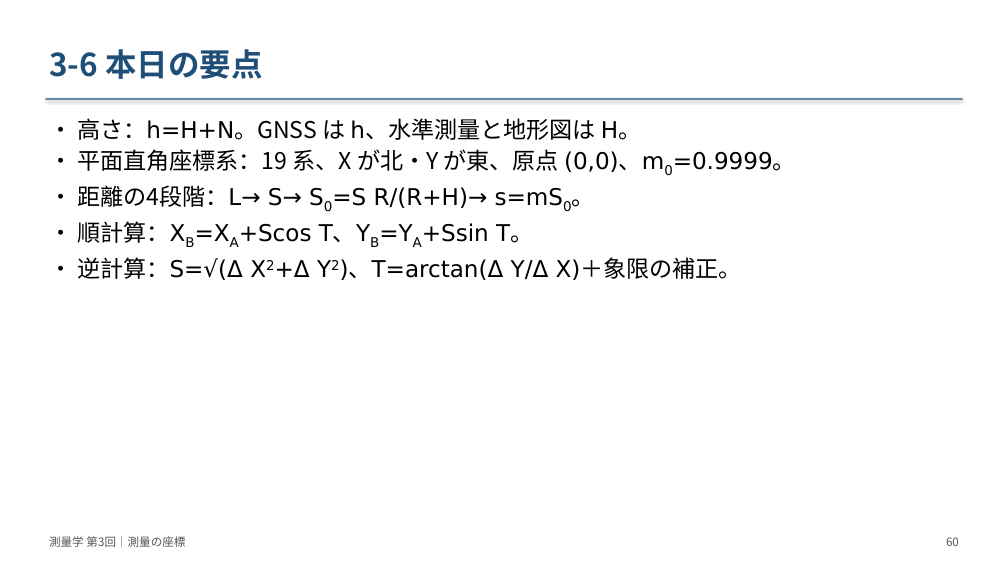
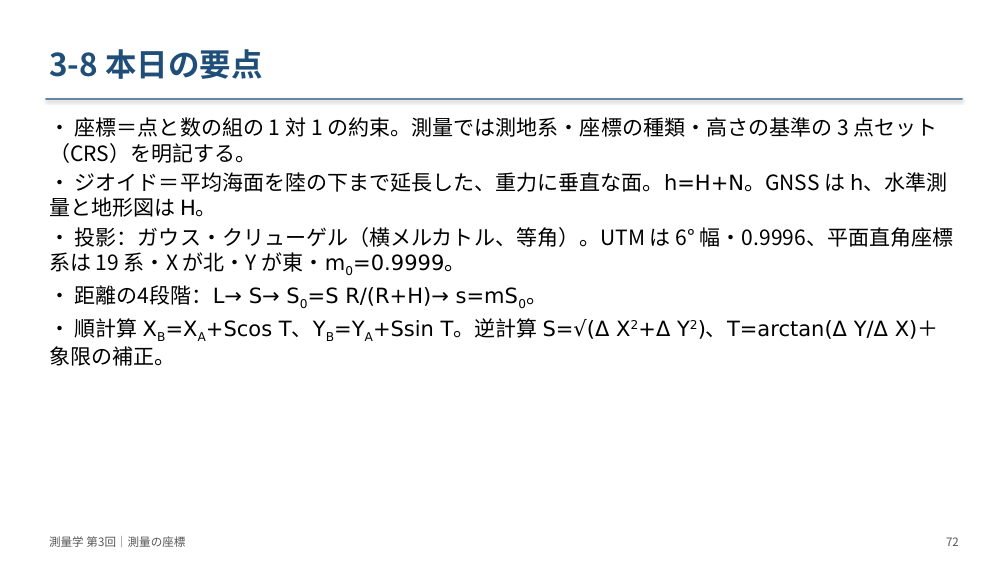
Before and after one commit to NN3210/Lecture, a slide deck: slide 72 of Surveying/materials/slides/第03回_測量の座標/slides.pptx (slide 60 before the commit). Drawn at 1008x567 pixels with LibreOffice and Linux fonts; fonts in the diff are those of the drawing. Boxes give left, top, right and bottom in pixels: in the first picture for what was removed or moved away, otherwise in the second. Text is boxed around its words. In the diff, an @@ line names an element or a change of style, - is before the commit and + after.

```diff
--- a/Surveying/materials/slides/第03回_測量の座標/slides.pptx
+++ b/Surveying/materials/slides/第03回_測量の座標/slides.pptx
@@ text at [49, 49, 262, 79]: text changed @@
-3-6 本日の要点
+3-8 本日の要点
@@ text at [49, 117, 954, 272]: text changed; size 22 to 20 pt @@
-• 高さ：h=H+N。GNSS は h、水準測量と地形図は H。
-• 平面直角座標系：19 系、X が北・Y が東、原点 (0,0)、m0=0.9999。
+• 座標＝点と数の組の 1 対 1 の約束。測量では測地系・座標の種類・高さの基準の 3 点セット（CRS）を明記する。
+• ジオイド＝平均海面を陸の下まで延長した、重力に垂直な面。h=H+N。GNSS は h、水準測量と地形図は H。
+• 投影：ガウス・クリューゲル（横メルカトル、等角）。UTM は 6° 幅・0.9996、平面直角座標系は 19 系・X が北・Y が東・m0=0.9999。
@@ text at [75, 285, 547, 306]: size 22 to 20 pt in "• 距離の4段階：L→ S→ S0=S R/(R+H)→ s=mS0。" @@
@@ text at [49, 318, 939, 366]: text changed; size 22 to 20 pt @@
-• 順計算：XB=XA+Scos T、YB=YA+Ssin T。
-• 逆計算：S=√(Δ X2+Δ Y2)、T=arctan(Δ Y/Δ X)＋象限の補正。
+• 順計算 XB=XA+Scos T、YB=YA+Ssin T。逆計算 S=√(Δ X2+Δ Y2)、T=arctan(Δ Y/Δ X)＋象限の補正。
@@ text at [946, 537, 959, 546]: text changed @@
-60
+72
```
Also in this commit, not shown: 49 other slides changed, 15 slides added, 3 slides removed, 39 other files.
